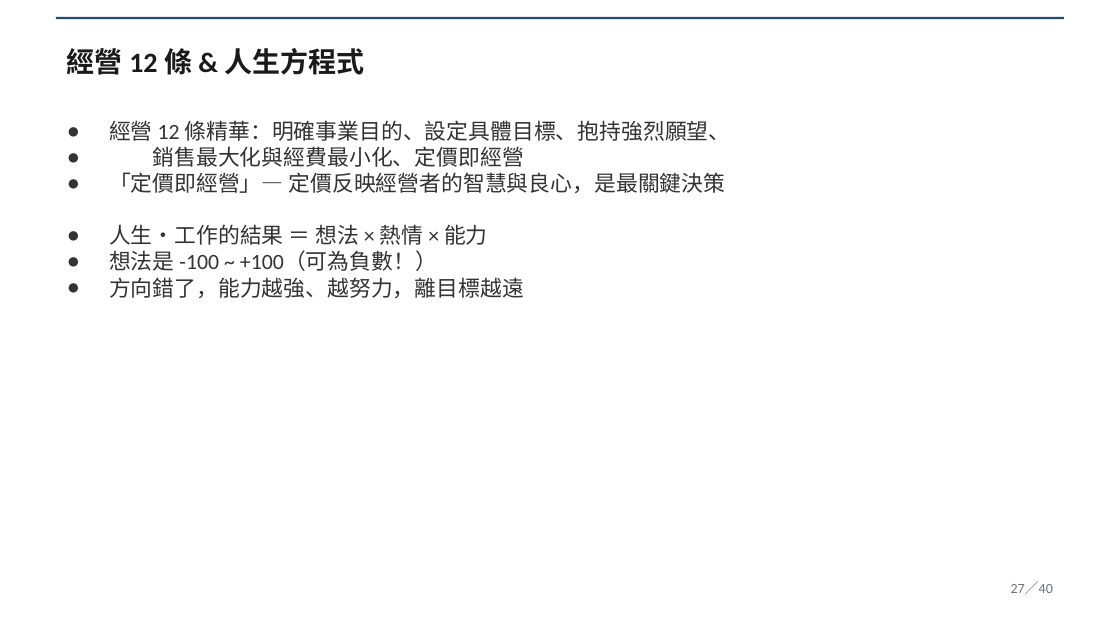
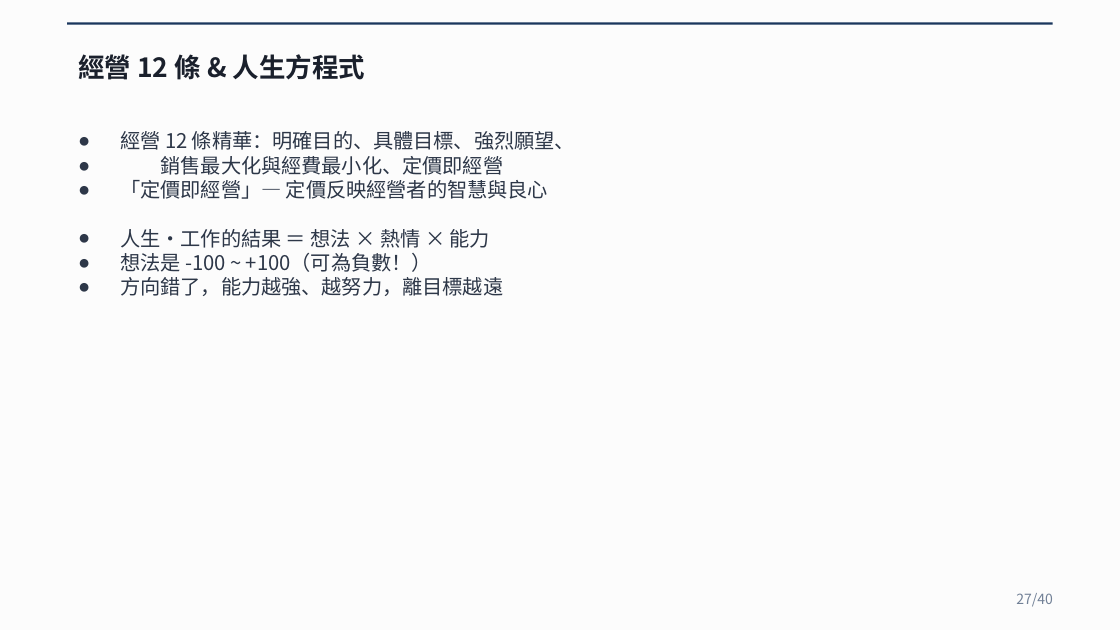
Before and after one commit to Lingo1516/Lingo1516.github.io, a slide deck: slide 27 of 阿米巴經營_40頁完整講義.pptx. Drawn at 1120x630 pixels with LibreOffice and Linux fonts; fonts in the diff are those of the drawing. Boxes give left, top, right and bottom in pixels: in the first picture for what was removed or moved away, otherwise in the second. Text is boxed around its words. In the diff, an @@ line names an element or a change of style, - is before the commit and + after.

```diff
--- a/阿米巴經營_40頁完整講義.pptx
+++ b/阿米巴經營_40頁完整講義.pptx
@@ background #FFFFFF to #FCFCFC @@
@@ rectangle: place and size @@
-rectangle at (56, 17, 1064, 19)
+rectangle at (67, 22, 1053, 25)
@@ rectangle at (67, 22, 1053, 25): fill #1F4E79 to #1A365D @@
@@ text "經營 12 條 & 人生方程式": place and size @@
-text "經營 12 條 & 人生方程式" at (67, 48, 364, 75)
+text "經營 12 條 & 人生方程式" at (78, 54, 365, 80)
@@ text "經營 12 條 & 人生方程式" at (78, 54, 365, 80): size 18 to 17 pt, font Calibri to Noto Sans CJK SC, text colour #1A1A1A to #1A202C @@
@@ text "經營 12 條精華：明確目的、具體目標、強烈願望、": place and size @@
-text "經營 12 條精華：明確目的、具體目標、強烈願望、" at (109, 120, 731, 298)
+text "經營 12 條精華：明確目的、具體目標、強烈願望、" at (120, 131, 575, 296)
@@ text at (120, 131, 575, 150): text changed; size 14 to 13 pt; font Calibri to Noto Sans CJK SC; text colour #333333 to #2D3748 @@
-● 經營 12 條精華：明確事業目的、設定具體目標、抱持強烈願望、
+● 經營 12 條精華：明確目的、具體目標、強烈願望、
@@ text at (120, 156, 504, 296): size 14 to 13 pt, font Calibri to Noto Sans CJK SC, text colour #333333 to #2D3748 in "銷售最大化與經費最小化、定價即經營", "人生・工作的結果 ＝ 想法 × 熱情 × 能力", "想法是 -100 ~ +100（可為負數！）", "方向錯了，能力越強、越努力，離目標越遠" @@
@@ text at (120, 180, 548, 199): text changed; size 14 to 13 pt; font Calibri to Noto Sans CJK SC; text colour #333333 to #2D3748 @@
-● 「定價即經營」— 定價反映經營者的智慧與良心，是最關鍵決策
+● 「定價即經營」— 定價反映經營者的智慧與良心
@@ text at (1016, 593, 1053, 607): text changed; font Calibri to Noto Sans CJK SC; text colour #6B7280 to #718096 @@
-27／40
+27/40
```
Also in this commit, not shown: 39 other slides changed.
